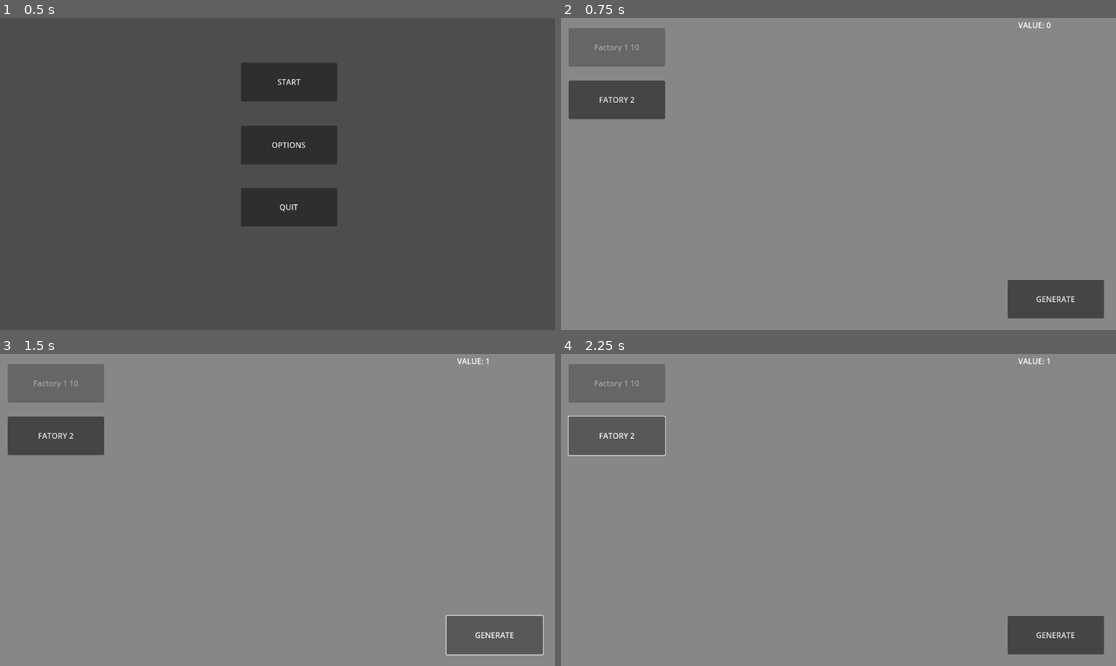
Above: before the commit, frames 1-4 (two rows, left to right).
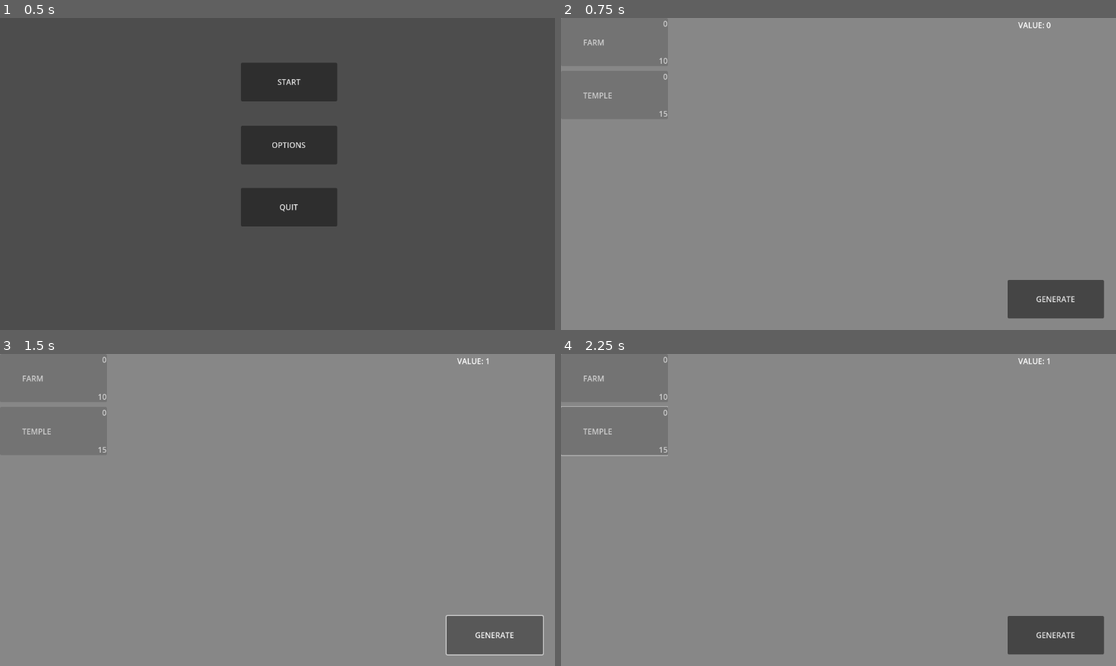
Above: after the commit, the same moments.

Repository: kakraatz/clicker-game
Game: Godot game, scene res://scenes/menu.tscn
Same seed, same stepped clock (60 frames per second), same inputs: the game is played once before the commit and once after it.
Inputs (mouse positions are in pixels of both pictures, inside the frame that each line leads up to):
- Up to frame 1 (0.5 s): no input
- Up to frame 2 (0.75 s): click "START" at 0.5 s
- Up to frame 3 (1.5 s): click "GENERATE" at 1.25 s
- Up to frame 4 (2.25 s): click (616, 435) at 2 s, where only the run before the commit has a clickable "FATORY 2"

Frame 1 is identical in both runs. In frame 2, 2.3% of the frame differs, in the area x 1-20%, y 0-33%; in frame 3, 2.3%; in frame 4, 2.4%, in the area x 0-20%, y 0-33%.
Error before the commit: Invalid access to property or key 'current_cost' on a base object of type 'Nil'. (res://scenes/buildingbutton.gd:14)

Commit message:
Refactoring
Using Resource objects for the buildings and made a Totals resource to handle the current totals. Not sure if this is right or not but all classes that need to reference the current values can do so via that shared resource. Added logic to dynamically add building buttons to the screen and made a crude vertical scroller to house them.

Diff:
--- a/buildings/building.gd
+++ b/buildings/building.gd
@@ -11,6 +11,11 @@
 @export var name = ""
 @export var flat_multiplier = 1.3
 
+func init(factory_multiplier, initial_cost, name):
+	self.factory_multiplier = factory_multiplier
+	self.initial_cost = initial_cost
+	self.name = name
+
 
 func buy_building():
 	factory_count += 1
--- a/buildings/factory1.gd
+++ /dev/null
@@ -1,12 +0,0 @@
-extends Building
-
-class_name Factory_1
-
-func _init():
-	id = 1
-	factory_count = 0
-	factory_multiplier = 1
-	initial_cost = 10
-	current_cost = initial_cost
-	name = "Factory 1"
-	button_label = self.name + ' ' + str(current_cost)
--- /dev/null
+++ b/resources/buildings/farm_building_resource.tres
@@ -0,0 +1,12 @@
+[gd_resource type="Resource" script_class="Building" load_steps=2 format=3 uid="uid://b1ttq6tbu7vgb"]
+
+[ext_resource type="Script" uid="uid://bnt28ybgtrjr0" path="res://buildings/building.gd" id="1_sx70b"]
+
+[resource]
+script = ExtResource("1_sx70b")
+id = 1
+factory_multiplier = 1
+initial_cost = 10
+current_cost = 10
+name = "FARM"
+metadata/_custom_type_script = "uid://bnt28ybgtrjr0"
--- /dev/null
+++ b/resources/buildings/temple_building_resource.tres
@@ -0,0 +1,12 @@
+[gd_resource type="Resource" script_class="Building" load_steps=2 format=3 uid="uid://dybqdfgy3lssh"]
+
+[ext_resource type="Script" uid="uid://bnt28ybgtrjr0" path="res://buildings/building.gd" id="1_q4cb6"]
+
+[resource]
+script = ExtResource("1_q4cb6")
+id = 2
+factory_multiplier = 5
+initial_cost = 20
+current_cost = 15
+name = "TEMPLE"
+metadata/_custom_type_script = "uid://bnt28ybgtrjr0"
--- /dev/null
+++ b/resources/totals/totals_resource.tres
@@ -0,0 +1,7 @@
+[gd_resource type="Resource" script_class="TotalsResourceTemplate" load_steps=2 format=3 uid="uid://dh7ci4vxldaqh"]
+
+[ext_resource type="Script" uid="uid://bebbrqq6sfpil" path="res://resources/totals/totals_resource_template.gd" id="1_rj6x4"]
+
+[resource]
+script = ExtResource("1_rj6x4")
+metadata/_custom_type_script = "uid://bebbrqq6sfpil"
--- /dev/null
+++ b/resources/totals/totals_resource_template.gd
@@ -0,0 +1,5 @@
+extends Resource
+
+class_name TotalsResourceTemplate
+var current_value: int
+var currentTickIncrementValue: float
--- /dev/null
+++ b/scenes/BuildingManger.tscn
@@ -0,0 +1,39 @@
+[gd_scene load_steps=2 format=3 uid="uid://btxgpjbgcw4lp"]
+
+[ext_resource type="Script" uid="uid://b74d0oahef7td" path="res://scenes/building_manger.gd" id="1_5dmtu"]
+
+[node name="BuildingManger" type="Node"]
+script = ExtResource("1_5dmtu")
+
+[node name="CanvasLayer" type="CanvasLayer" parent="."]
+
+[node name="Control" type="Control" parent="CanvasLayer"]
+layout_mode = 3
+anchors_preset = 15
+anchor_right = 1.0
+anchor_bottom = 1.0
+offset_right = -929.0
+grow_horizontal = 2
+grow_vertical = 2
+
+[node name="Panel" type="Panel" parent="CanvasLayer/Control"]
+clip_children = 1
+layout_mode = 1
+anchors_preset = 9
+anchor_bottom = 1.0
+offset_right = 222.0
+grow_vertical = 2
+
+[node name="ScrollContainer" type="ScrollContainer" parent="CanvasLayer/Control/Panel"]
+layout_mode = 1
+anchors_preset = 15
+anchor_right = 1.0
+anchor_bottom = 1.0
+grow_horizontal = 2
+grow_vertical = 2
+
+[node name="VBoxContainer" type="VBoxContainer" parent="CanvasLayer/Control/Panel/ScrollContainer"]
+layout_mode = 2
+size_flags_horizontal = 3
+size_flags_vertical = 3
+theme_override_constants/separation = 10
--- /dev/null
+++ b/scenes/building_manger.gd
@@ -0,0 +1,47 @@
+extends Node
+
+@export var currentBuildings: Array[Building]
+
+@onready var vboxContainer = $CanvasLayer/Control/Panel/ScrollContainer/VBoxContainer
+
+var totalsResource: TotalsResourceTemplate = preload("res://resources/totals/totals_resource.tres")
+var buildingButtonScene: PackedScene = preload("res://scenes/buildingbutton.tscn")
+var allBuildingResources: Array[Building] = [
+	preload("res://resources/buildings/farm_building_resource.tres"),
+	preload("res://resources/buildings/temple_building_resource.tres"),
+]
+
+var value
+var buildingButtons: Array[BuildingButton] = []
+
+# Called when the node enters the scene tree for the first time.
+func _ready() -> void:
+	#Creates building buttons for each building that is passed in
+	if (currentBuildings):
+		for building in currentBuildings:
+			createBuildingButton(building)
+
+# Called every frame. 'delta' is the elapsed time since the previous frame.
+func _process(delta: float) -> void:
+	# TODO replace this logic with signals for better performance
+	var currentValue = totalsResource.current_value
+	if (buildingButtons):
+		for buildingButton in buildingButtons:
+			buildingButton.update()
+
+func can_buy(current_cost, button) -> bool:
+	if value >= current_cost:
+		button.disabled = false
+		return true
+	else:
+		button.disabled = true
+		return false
+
+# Instantiates a new button to the scene tree
+func createBuildingButton(buildingResource: Building):
+	var buildingButton: BuildingButton = buildingButtonScene.instantiate()
+	buildingButton.building = buildingResource
+	if (vboxContainer):
+		vboxContainer.add_child(buildingButton)
+		buildingButton.update()
+		buildingButtons.append(buildingButton)
--- a/scenes/buildingbutton.gd
+++ b/scenes/buildingbutton.gd
@@ -1,4 +1,4 @@
-extends Node2D
+extends Control
 
 class_name BuildingButton
 
@@ -6,15 +6,45 @@
 @export var icon = null
 @export var disabled = true
 
-@onready var cost_label = $Button/CostLabel
-@onready var name_label = $Button/NameLabel
-@onready var owned_label = $Button/OwnedLabel
+@onready var button = $Button
+
+var totalsResource: TotalsResourceTemplate = preload("res://resources/totals/totals_resource.tres")
+
+@onready var cost_label: Label = $Button/CostLabel
+@onready var name_label: Label = $Button/NameLabel
+@onready var owned_label: Label = $Button/OwnedLabel
 
 func _init():
-	cost_label = building.current_cost
-	name_label = building.name
-	owned_label = building.factory_count
+	if (building):
+		print(building)
+		cost_label.text = building.current_cost
+		name_label.text = building.name
+		owned_label.text = building.factory_count
 
-func update_labels():
-	cost_label = building.current_cost
-	owned_label = building.factory_count
+func buy():
+	if !self.disabled:
+		var currentTotal = totalsResource.current_value - building.current_cost
+		totalsResource.current_value = currentTotal
+		totalsResource.currentTickIncrementValue = totalsResource.currentTickIncrementValue + self.building.factory_multiplier
+		building.factory_count += 1
+		building.current_cost = building.current_cost * building.flat_multiplier
+		update()
+
+
+func update():
+	if (building):
+		cost_label.text = str(building.current_cost)
+		owned_label.text =str( building.factory_count)
+		name_label.text = building.name
+
+		if (totalsResource && self.building && self.building.current_cost):
+			var currentTotal = totalsResource.current_value
+			if (currentTotal >= self.building.current_cost):
+				disabled = false
+			else:
+				disabled = true
+			button.disabled = disabled
+
+
+func _on_button_pressed() -> void:
+	buy()
--- a/scenes/buildingbutton.tscn
+++ b/scenes/buildingbutton.tscn
@@ -1,33 +1,66 @@
-[gd_scene load_steps=2 format=3 uid="uid://cmp8kgi4mhe4g"]
+[gd_scene load_steps=3 format=3 uid="uid://nyshyc3uinb5"]
 
 [ext_resource type="Script" uid="uid://bkx3lal065176" path="res://scenes/buildingbutton.gd" id="1_7ugi4"]
 
-[node name="Buildingbutton" type="Node2D"]
+[sub_resource type="Theme" id="Theme_7ugi4"]
+
+[node name="Buildingbutton" type="Control"]
+custom_minimum_size = Vector2(0, 100)
+layout_mode = 3
+anchors_preset = 0
+offset_right = 200.0
+offset_bottom = 100.0
+size_flags_horizontal = 3
 script = ExtResource("1_7ugi4")
 
 [node name="Button" type="Button" parent="."]
-offset_left = 244.0
-offset_top = 149.0
-offset_right = 444.0
-offset_bottom = 229.0
+layout_mode = 1
+anchors_preset = 15
+anchor_right = 1.0
+anchor_bottom = 1.0
+grow_horizontal = 2
+grow_vertical = 2
+theme = SubResource("Theme_7ugi4")
+autowrap_trim_flags = 0
 
 [node name="CostLabel" type="Label" parent="Button"]
-layout_mode = 0
-offset_left = 38.0
-offset_top = 41.0
-offset_right = 78.0
-offset_bottom = 64.0
+layout_mode = 1
+anchors_preset = 3
+anchor_left = 1.0
+anchor_top = 1.0
+anchor_right = 1.0
+anchor_bottom = 1.0
+offset_left = -40.0
+offset_top = -23.0
+grow_horizontal = 0
+grow_vertical = 0
+text = "1"
+horizontal_alignment = 2
 
 [node name="NameLabel" type="Label" parent="Button"]
-layout_mode = 0
-offset_left = 36.0
-offset_top = 8.0
-offset_right = 167.0
-offset_bottom = 31.0
+layout_mode = 1
+anchors_preset = 8
+anchor_left = 0.5
+anchor_top = 0.5
+anchor_right = 0.5
+anchor_bottom = 0.5
+offset_left = -65.5
+offset_top = -11.5
+offset_right = 65.5
+offset_bottom = 11.5
+grow_horizontal = 2
+grow_vertical = 2
+text = "TESTING"
 
 [node name="OwnedLabel" type="Label" parent="Button"]
-layout_mode = 0
-offset_left = 131.0
-offset_top = 41.0
-offset_right = 171.0
-offset_bottom = 64.0
+layout_mode = 1
+anchors_preset = 1
+anchor_left = 1.0
+anchor_right = 1.0
+offset_left = -40.0
+offset_bottom = 23.0
+grow_horizontal = 0
+text = "0"
+horizontal_alignment = 2
+
+[connection signal="pressed" from="Button" to="." method="_on_button_pressed"]
--- a/scenes/game.gd
+++ b/scenes/game.gd
@@ -1,41 +1,32 @@
-extends Node2D
+extends Node
 @onready var cycle_interval = $Cycle_Interval
-@onready var factory1_button = $Factory1_Button as Button
-@onready var building1_button = $BuildingButton1 as Button
-@export var value_count = 0
 var flat_multiplier = 1.32
-var factory1 = Factory_1.new()
-
+var totalsResource: TotalsResourceTemplate = preload("res://resources/totals/totals_resource.tres")
 
 # Called when the node enters the scene tree for the first time.
 func _ready() -> void:
 	cycle_interval.timeout.connect(run_tick)
-	factory1_button.text = factory1.button_label
-	building1_button.building = factory1
 
 # Called every frame. 'delta' is the elapsed time since the previous frame.
 func _process(delta: float) -> void:
-	$Current_Value_Label.text = 'VALUE: ' + str(value_count)
-	can_buy(factory1.current_cost, factory1_button)
+	var currentValue = totalsResource.current_value
+	$Current_Value_Label.text = 'VALUE: ' + str(currentValue)
+	#can_buy(factory1.current_cost, factory1_button)
 
 func _on_generate_value_button_pressed() -> void:
-	value_count += 1
-	#print(value_count)
+	totalsResource.current_value = totalsResource.current_value + 1
+	print(totalsResource.current_value)
 
 func run_tick():
 	#print("running")
-	value_count = value_count + (factory1.factory_count * factory1.factory_multiplier)
+	var current_value = totalsResource.current_value
+	var currentTickIncrementAmount = totalsResource.currentTickIncrementValue
+	totalsResource.current_value = current_value + totalsResource.currentTickIncrementValue
 
-func can_buy(current_cost, button) -> bool:
-	if value_count >= current_cost:
-		button.disabled = false
-		return true
-	else:
-		button.disabled = true
-		return false
 
 func _on_factory_1_button_pressed() -> void:
-	if can_buy(factory1.current_cost, factory1_button):
-		value_count -= factory1.current_cost
-		factory1.buy_building()
-		factory1_button.text = factory1.button_label
+	pass
+	#if can_buy(factory1.current_cost, factory1_button):
+		#value_count -= factory1.current_cost
+		#factory1.buy_building()
+		#factory1_button.text = factory1.button_label
--- a/scenes/game.tscn
+++ b/scenes/game.tscn
@@ -1,9 +1,12 @@
-[gd_scene load_steps=3 format=3 uid="uid://ksm4jt1h5xce"]
+[gd_scene load_steps=6 format=3 uid="uid://ksm4jt1h5xce"]
 
 [ext_resource type="Script" uid="uid://delqcrtlseoea" path="res://scenes/game.gd" id="1_uwrxv"]
-[ext_resource type="Script" uid="uid://bkx3lal065176" path="res://scenes/buildingbutton.gd" id="2_lnu2h"]
+[ext_resource type="PackedScene" uid="uid://btxgpjbgcw4lp" path="res://scenes/BuildingManger.tscn" id="2_yqjtg"]
+[ext_resource type="Script" uid="uid://bnt28ybgtrjr0" path="res://buildings/building.gd" id="3_lbhrr"]
+[ext_resource type="Resource" uid="uid://b1ttq6tbu7vgb" path="res://resources/buildings/farm_building_resource.tres" id="4_lbhrr"]
+[ext_resource type="Resource" uid="uid://dybqdfgy3lssh" path="res://resources/buildings/temple_building_resource.tres" id="5_iywne"]
 
-[node name="GameScene" type="Node2D"]
+[node name="Game" type="Node2D"]
 script = ExtResource("1_uwrxv")
 
 [node name="ColorRect" type="ColorRect" parent="."]
@@ -26,27 +29,10 @@
 offset_right = 1150.0
 offset_bottom = 81.0
 
-[node name="Factory1_Button" type="Button" parent="."]
-offset_left = 16.0
-offset_top = 21.0
-offset_right = 216.0
-offset_bottom = 101.0
-text = "FACTORY 1"
-
-[node name="Factory2_Button" type="Button" parent="."]
-offset_left = 16.0
-offset_top = 130.0
-offset_right = 216.0
-offset_bottom = 210.0
-text = "FATORY 2"
-
 [node name="Cycle_Interval" type="Timer" parent="."]
 autostart = true
 
-[node name="BuildingButton1" type="Node2D" parent="."]
-scale = Vector2(1e-05, 1e-05)
-script = ExtResource("2_lnu2h")
-metadata/_custom_type_script = "uid://bkx3lal065176"
+[node name="BuildingManger" parent="." instance=ExtResource("2_yqjtg")]
+currentBuildings = Array[ExtResource("3_lbhrr")]([ExtResource("4_lbhrr"), ExtResource("5_iywne")])
 
 [connection signal="pressed" from="Generate_Value_Button" to="." method="_on_generate_value_button_pressed"]
-[connection signal="pressed" from="Factory1_Button" to="." method="_on_factory_1_button_pressed"]
Not shown, removed: buildings/factory1.gd.uid
Not shown: 1 places in node_2d.tscn that only renumber resources
Not shown, added: resources/totals/totals_resource_template.gd.uid
Not shown, added: scenes/building_manger.gd.uid
